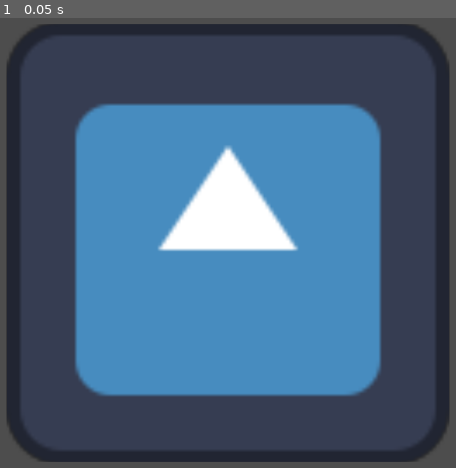
Above: before the commit, frame 1.
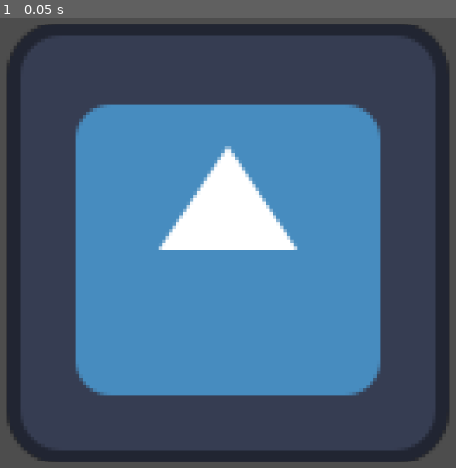
Above: after the commit, the same moment.

Repository: Jareth329/ImageViewer
Game: Godot game, scene res://scenes/main.tscn
Two runs of this game, one before a commit and one after it. Both use one fixed random seed, a clock stepped at 60 frames per second and the inputs below. The engine's default icon, where the game draws it, is replaced by a stand-in: a white triangle on a blue panel in a dark square.
Inputs:
- Up to frame 1 (0.05 s): no input

The runs differ from the first frame. In frame 1, 0.9% of the frame differs, in the area x 16-84%, y 19-84%.

Commit message:
change some default settings

Diff:
--- a/scenes/display_image.tscn
+++ b/scenes/display_image.tscn
@@ -22,6 +22,7 @@
 render_target_update_mode = 4
 
 [node name="viewport_image" type="TextureRect" parent="viewport"]
+texture_filter = 1
 offset_right = 2560.0
 offset_bottom = 1440.0
 mouse_filter = 2
--- a/scripts/display_image.gd
+++ b/scripts/display_image.gd
@@ -1,4 +1,7 @@
 extends TextureRect
+
+# the lock_ bools can be used to prevent resetting parts of the camera state when r-click is pressed
+# (I might add a freeze_ variant to prevent changing those values at all)
 
 # initialization variables
 @onready var image:TextureRect = $viewport/viewport_image
@@ -16,7 +19,7 @@
 var zoom_min:float = 0.05
 var zoom_max:float = 16
 enum pan_modes { FREE, DAMPENED, CONSTRAINED }
-var pan_mode:int = pan_modes.CONSTRAINED
+var pan_mode:int = pan_modes.DAMPENED
 var pan_speed:float = 1.0
 var pan_step:float = 0.4
 var pan_constraint_w:int = 640
